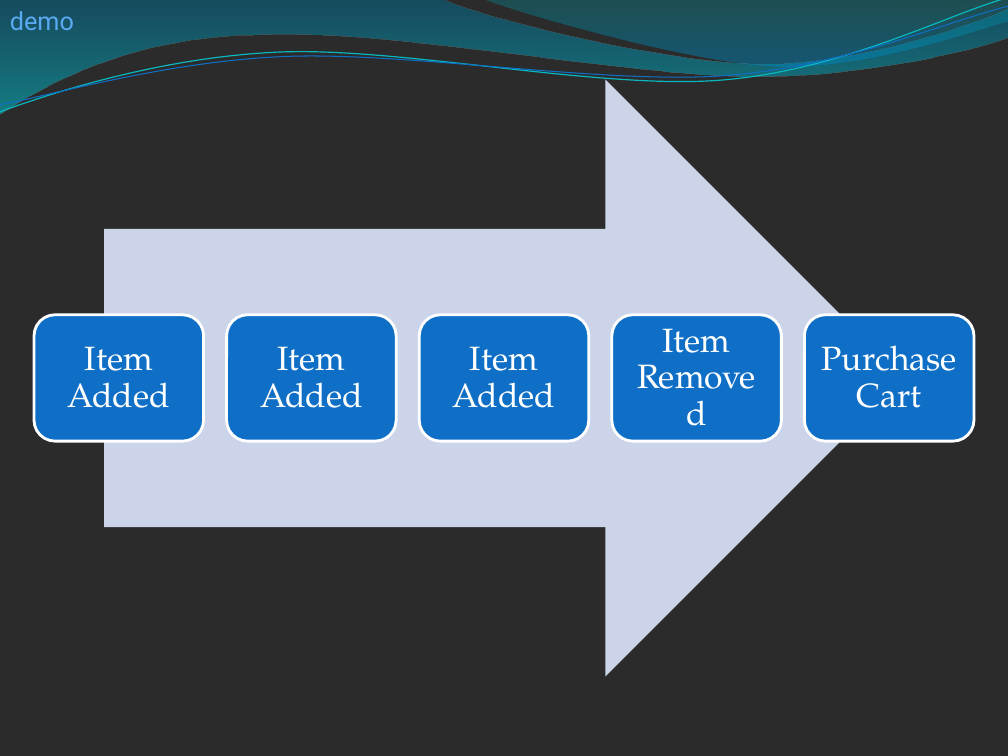
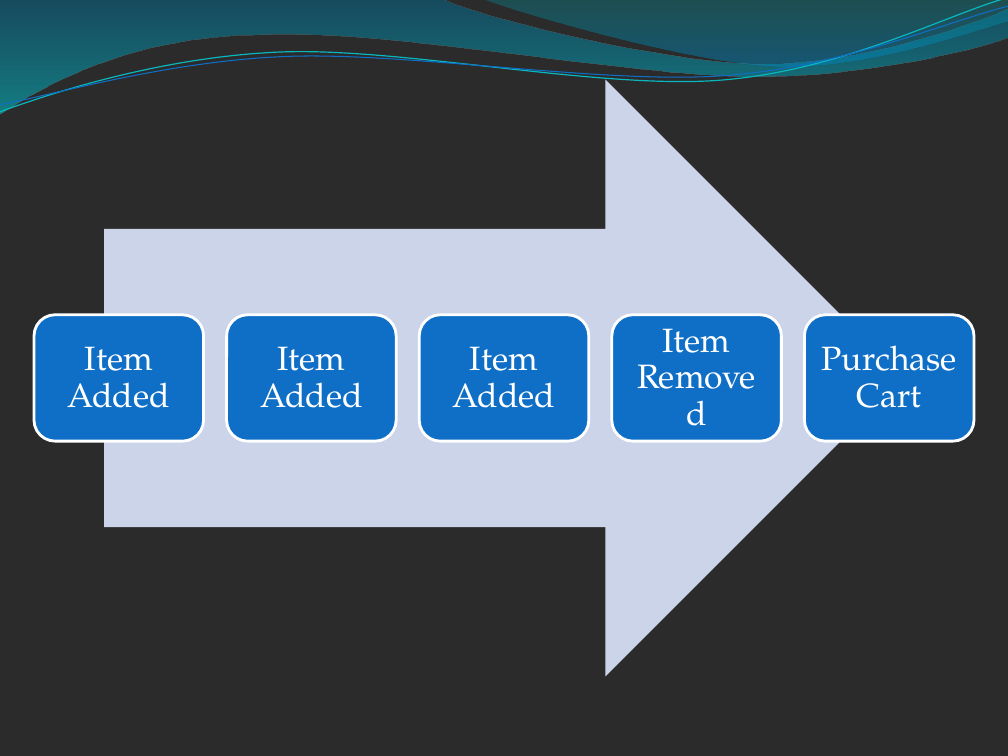
Before and after one commit to ketiko/CQRS.Presentation, a slide deck: slide 24 of Presentation/CQRS.pptx (slide 23 before the commit). Drawn at 1008x756 pixels with LibreOffice and Linux fonts; fonts in the diff are those of the drawing; background and template pictures are left out; a plain dark background stands for a picture behind light text. Boxes give left, top, right and bottom in pixels: in the first picture for what was removed or moved away, otherwise in the second. Text is boxed around its words. In the diff, an @@ line names an element or a change of style, - is before the commit and + after.

```diff
--- a/Presentation/CQRS.pptx
+++ b/Presentation/CQRS.pptx
@@ text removed at [10,11,74,30] @@
-demo
```
Also in this commit, not shown: 2 other slides changed, 1 slide added.
